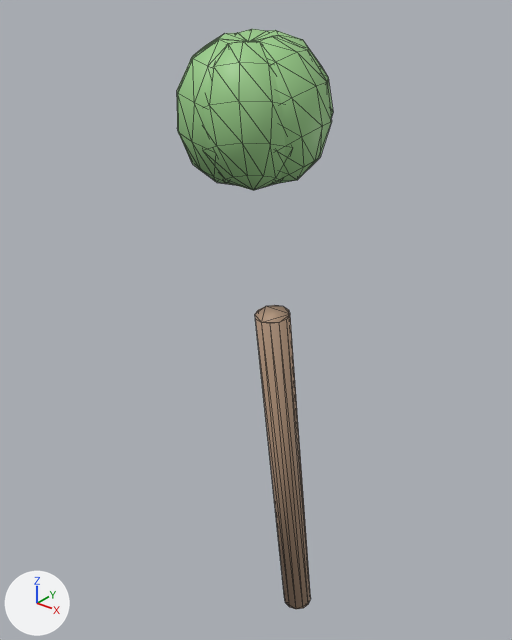
An edit to the glTF model data/models/props/palm.gltf, drawn before and after from the same camera.
Rendered twice from a 50 mm camera at (2.62, -3.66, 4.74) aimed at (-0.2, -0.13, 2.55). Lighting does not change. The marker at lower left points along +X, +Y and +Z. The first picture is the older version. Mesh edges are drawn as thin lines.

The first picture shows 'PalmLeaf_0', 'PalmLeaf_1', 'PalmLeaf_2', 'PalmLeaf_3', 'PalmLeaf_4', 'PalmLeaf_5', 'PalmTrunk'.
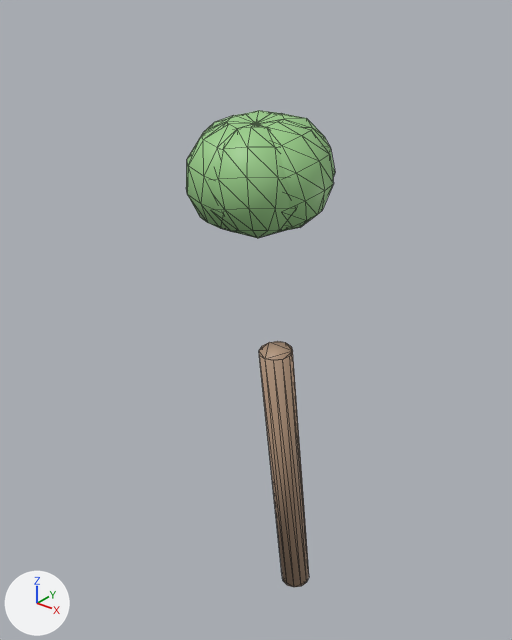
What differs and where, as boxes [x1, y1, x2, y2] in the pictures (512 x 640 px):
'PalmLeaf_5', rescaled, moved (6% narrower, 23% shorter): before [204, 41, 285, 190]; after [213, 124, 289, 238]
'PalmTrunk', rescaled (11% narrower, 19% shorter): before [255, 305, 311, 609]; after [259, 341, 309, 587]
'PalmLeaf_0', rescaled, moved (25% shorter): before [253, 35, 332, 184]; after [256, 119, 333, 231]
'PalmLeaf_4', rescaled, moved: before [177, 39, 241, 185]; after [186, 122, 254, 232]
'PalmLeaf_1', rescaled, moved (26% shorter): before [251, 30, 333, 118]; after [257, 112, 335, 177]
'PalmLeaf_3', rescaled, moved: before [193, 33, 247, 56]; after [203, 114, 256, 134]
'PalmLeaf_2', rescaled, moved (mostly hidden): before [238, 29, 266, 41]; after [245, 110, 272, 123]

The edits, one by one:
Object 'PalmTrunk' (ob_palmtrunk) is rescaled from (1.0, 1.0, 1.25) to (1.0, 1.0, 1.0).
Object 'PalmLeaf_0' (ob_palmleaf_0) moves from (0.135, 0.0, 2.3) to (0.135, 0.0, 2.5).
Object 'PalmLeaf_1' (ob_palmleaf_1) moves from (0.0675, 0.117, 2.3) to (0.0675, 0.117, 2.5).
Object 'PalmLeaf_2' (ob_palmleaf_2) moves from (-0.0675, 0.117, 2.3) to (-0.0675, 0.117, 2.5).
Object 'PalmLeaf_3' (ob_palmleaf_3) moves from (-0.135, 0.0, 2.3) to (-0.135, 0.0, 2.5).
Object 'PalmLeaf_4' (ob_palmleaf_4) moves from (-0.0675, -0.117, 2.3) to (-0.0675, -0.117, 2.5).
Object 'PalmLeaf_5' (ob_palmleaf_5) moves from (0.0675, -0.117, 2.3) to (0.0675, -0.117, 2.5).
